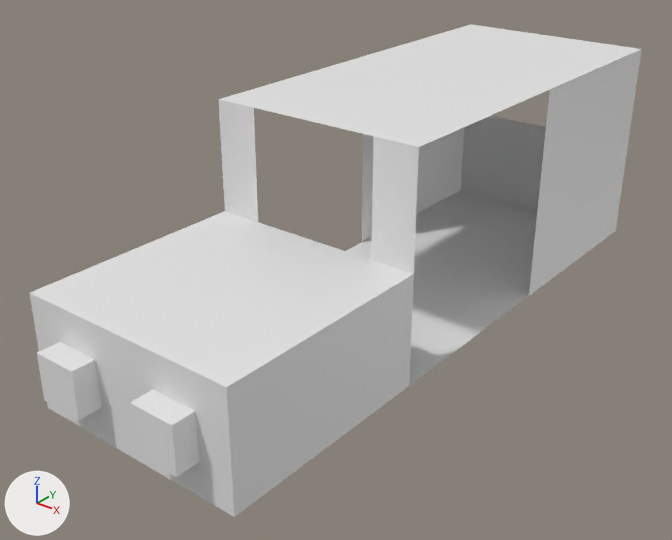
One commit to the glTF model meshes/car-blueprint.gltf: the scene before it, then after it.
Rendered twice from a 50 mm camera at (4.5, -6.31, 4.1) aimed at (-0.14, -0.52, 0.51). The axes (+X, +Y, +Z) are drawn at lower left. The lights are the same throughout. Where no turn or scale is listed for an object, it has been applied to the vertices.
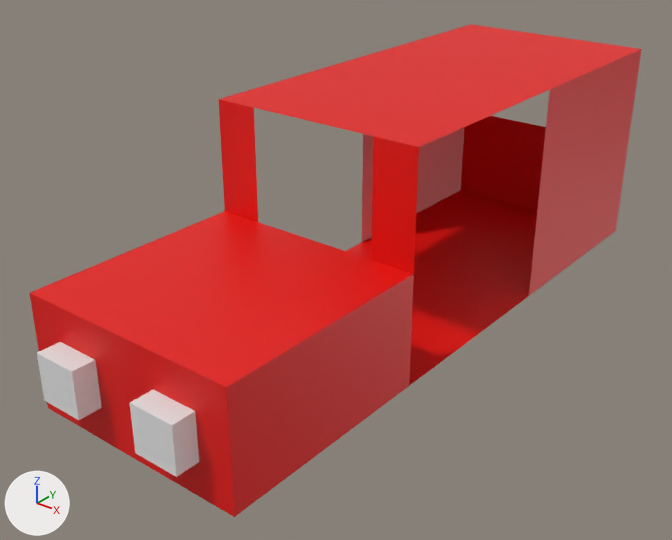
Commit message: add car model

Pixel boxes [x1, y1, x2, y2] of what changed, in the pictures (672 x 540 px):
'Plane.006', recoloured (white to red)
    both: [30, 211, 413, 387]
'Plane', recoloured (white to red)
    both: [219, 24, 640, 147]
'Plane.005', recoloured (grey to red)
    both: [227, 274, 414, 517]
'Plane.001', recoloured (grey to red)
    both: [346, 190, 537, 386]
'Plane.004', recoloured
    both: [529, 49, 642, 296]
'Plane.003', recoloured (grey to red)
    both: [30, 293, 234, 517]
'Plane.002', recoloured (grey to red)
    both: [461, 116, 546, 210]
'Plane.010', recoloured (grey to red)
    both: [371, 137, 419, 274]
'Plane.007', recoloured (grey to red)
    both: [362, 127, 464, 242]
'Plane.009', recoloured (grey to red)
    both: [219, 100, 258, 222]

Patch to the scene script:
```diff
--- a/meshes/car-blueprint.gltf.py
+++ b/meshes/car-blueprint.gltf.py
@@ mat_material_001 @@
+mat_material_001 = principled_material('Material.001')
+mat_material_001.base_color = (0.8, 0.00234, 0.0)  # red #e70800
@@ me_plane @@
 me_plane.from_pydata(...)  # 4 vertices, 2 faces; spans x -1.0..1.0, y -2.0..2.0, z 0.0
+me_plane.materials.append(mat_material_001)  # red #e70800
@@ me_plane_001 @@
 me_plane_001.from_pydata(...)  # 4 vertices, 2 faces; spans x -1.0..1.0, y -3.0..3.0, z 0.0
+me_plane_001.materials.append(mat_material_001)  # red #e70800
@@ me_plane_002 @@
 me_plane_002.from_pydata(...)  # 4 vertices, 2 faces; spans x -1.0..1.0, y 0.0, z -0.5..0.5
+me_plane_002.materials.append(mat_material_001)  # red #e70800
@@ me_plane_003 @@
 me_plane_003.from_pydata(...)  # 4 vertices, 2 faces; spans x -1.0..1.0, y 0.0, z -0.5..0.5
+me_plane_003.materials.append(mat_material_001)  # red #e70800
@@ me_plane_004 @@
 me_plane_004.from_pydata(...)  # 4 vertices, 2 faces; spans x 0.0, y -1.0..1.0, z -1.0..1.0
+me_plane_004.materials.append(mat_material_001)  # red #e70800
@@ me_plane_005 @@
 me_plane_005.from_pydata(...)  # 4 vertices, 2 faces; spans x 0.0, y -1.0..1.0, z -0.5..0.5
+me_plane_005.materials.append(mat_material_001)  # red #e70800
@@ me_plane_006 @@
 me_plane_006.from_pydata(...)  # 4 vertices, 2 faces; spans x -1.0..1.0, y -1.0..1.0, z 0.0
+me_plane_006.materials.append(mat_material_001)  # red #e70800
@@ me_plane_007 @@
 me_plane_007.from_pydata(...)  # 4 vertices, 2 faces; spans x 0.0, y -1.0..1.0, z -1.0..1.0
+me_plane_007.materials.append(mat_material_001)  # red #e70800
@@ me_plane_009 @@
 me_plane_009.from_pydata(...)  # 4 vertices, 2 faces; spans x -0.2..0.2, y 0.0, z -0.5..0.5
+me_plane_009.materials.append(mat_material_001)  # red #e70800
@@ me_plane_010 @@
 me_plane_010.from_pydata(...)  # 4 vertices, 2 faces; spans x -0.2..0.2, y 0.0, z -0.5..0.5
+me_plane_010.materials.append(mat_material_001)  # red #e70800
```
